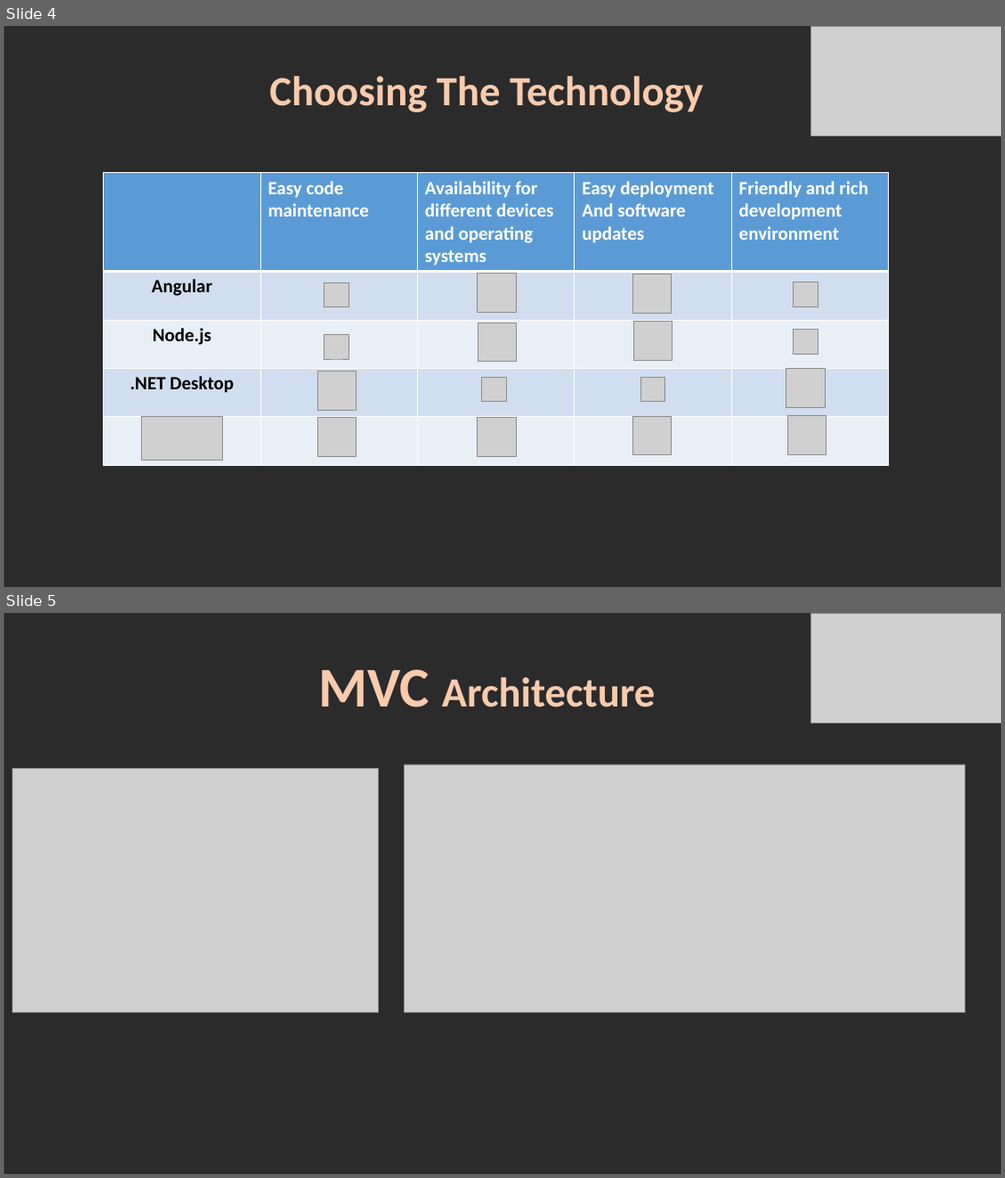
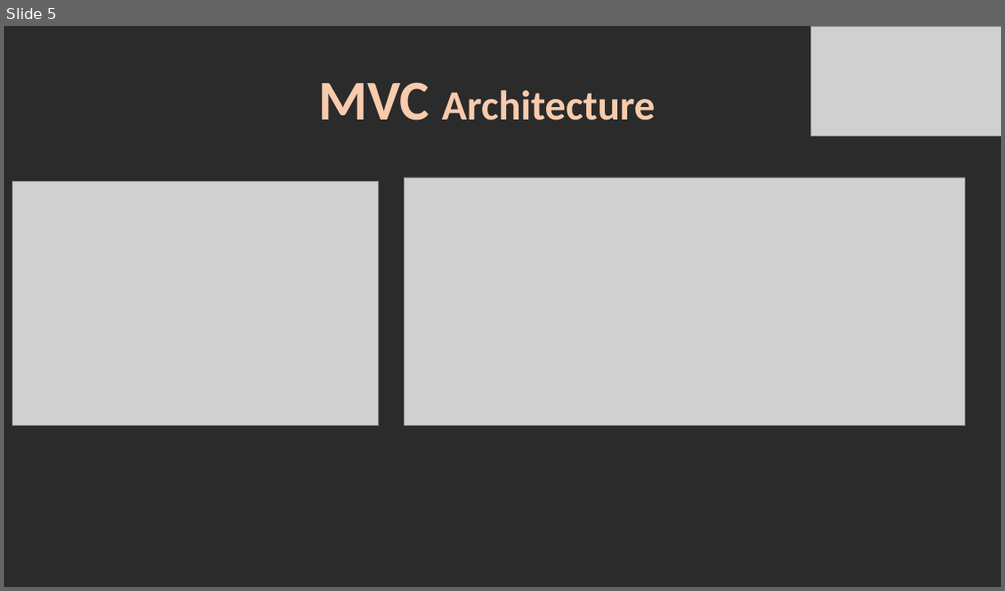
Before and after one commit to roypillar/Michtava, a slide deck: Michtava - Presentation.pptx. Shown one above the other, each under a label of ours: slides 4 and 5 before the commit, slide 5 after it. The pictures are 1005x1178 and 1005x591 pixels, drawn with LibreOffice and Linux fonts; fonts in the diff are those of the drawing; grey boxes stand for pictures; background and template pictures are left out; a plain dark background stands for a picture behind light text. Boxes give left, top, right and bottom in pixels: in the first picture for what was removed or moved away, otherwise in the second. Text is boxed around its words. In the diff, an @@ line names an element or a change of style, - is before the commit and + after.

```diff
--- a/Michtava - Presentation.pptx
+++ b/Michtava - Presentation.pptx
@@ slide 4 removed at (4, 26, 1001, 587), background picture (left out) @@
@@ picture removed at (811, 26, 1001, 136) @@
@@ text removed at (269, 76, 704, 112) @@
-Choosing The Technology
@@ table removed at (104, 173, 889, 464), 5 rows, 5 columns @@
- | Easy code maintenance | Availability for different devices and operating systems | Easy deployment / And software updates | Friendly and rich development environment
-Angular |  |  |  | 
-Node.js |  |  |  | 
-.NET Desktop |  |  |  | 
- |  |  |  | 
@@ picture removed at (324, 282, 348, 307) @@
@@ picture removed at (477, 273, 517, 312) @@
@@ picture removed at (632, 273, 671, 313) @@
@@ picture removed at (793, 281, 817, 306) @@
@@ picture removed at (324, 334, 348, 359) @@
@@ picture removed at (478, 323, 517, 362) @@
@@ picture removed at (633, 321, 672, 361) @@
@@ picture removed at (793, 329, 817, 354) @@
@@ picture removed at (317, 370, 356, 410) @@
@@ picture removed at (786, 369, 825, 408) @@
@@ picture removed at (482, 377, 507, 402) @@
@@ picture removed at (640, 377, 665, 402) @@
@@ picture removed at (142, 417, 222, 459) @@
@@ picture removed at (317, 417, 356, 456) @@
@@ picture removed at (477, 417, 517, 456) @@
@@ picture removed at (632, 417, 671, 455) @@
@@ picture removed at (788, 416, 826, 454) @@
```
Also in this commit, not shown: 3 slides changed, 3 slides added, 2 other slides removed.
